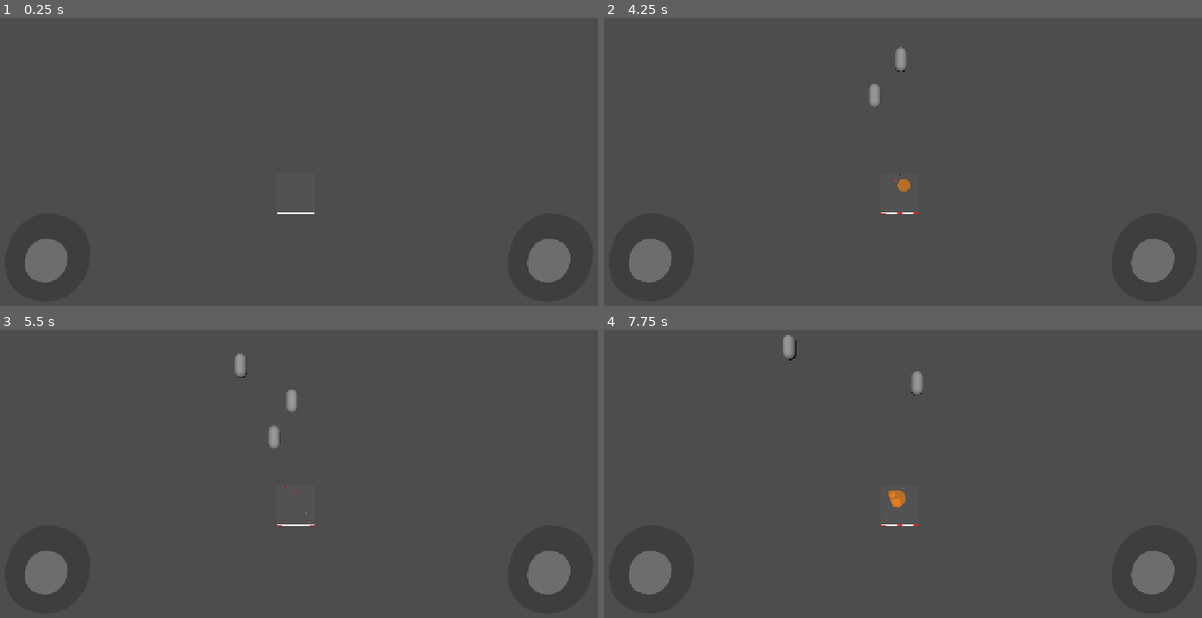
Above: before the commit, frames 1-4 (two rows, left to right).
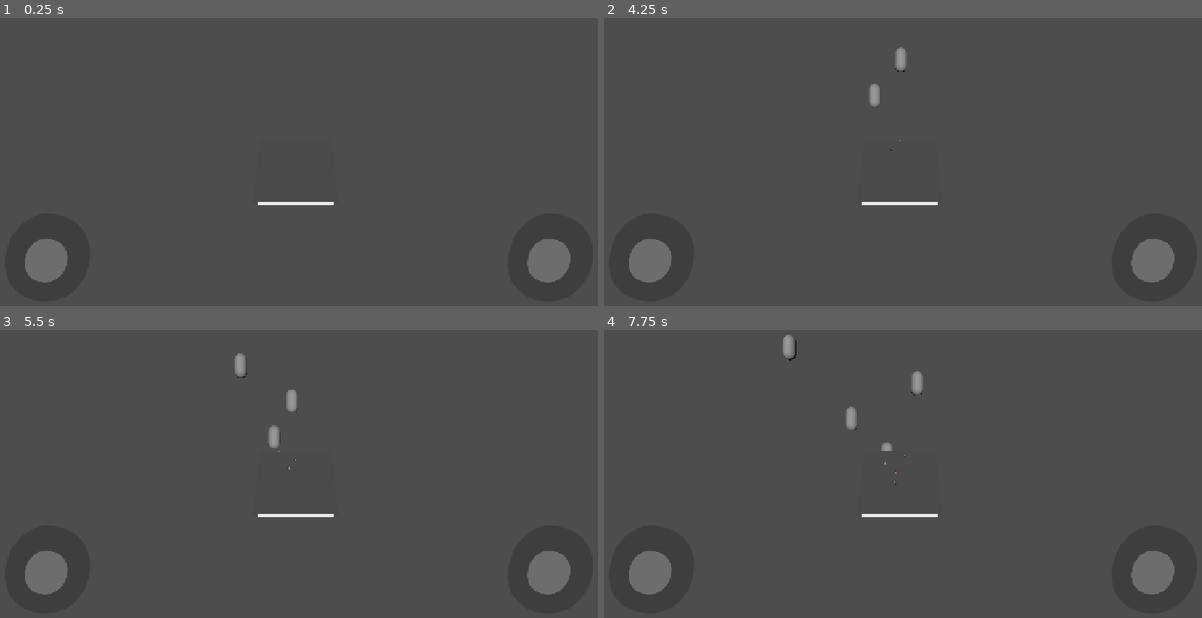
Above: after the commit, the same moments.

Repository: freefrol/missle-commander-mvp
Game: Godot game, scene res://ProjectMCMVP/Scene/GameManager.tscn
The game is run twice, just before and just after one commit, with the same random seed, the same clock (stepped at 60 frames per second) and the same inputs.
Inputs (mouse positions are in pixels of both pictures, inside the frame that each line leads up to):
- Up to frame 1 (0.25 s): no input
- Up to frame 2 (4.25 s): tap Enter at 0.5 s; drag from (645, 262) to (962, 72) at 0.52 s; tap Space at 1.25 s; drag from (1154, 262) to (867, 225) at 1.27 s; move the mouse to (962, 72) at 2.02 s; click (962, 72) at 2.17 s; drag from (867, 225) to (705, 98) at 2.77 s; move the mouse to (1094, 208) at 3.52 s; click (1094, 208) at 3.67 s
- Up to frame 3 (5.5 s): drag from (101, 410) to (197, 376) at 4.27 s; move the mouse to (328, 465) at 5.02 s; click (328, 465) at 5.17 s
- Up to frame 4 (7.75 s): drag from (801, 376) to (771, 482) at 5.77 s; move the mouse to (1040, 448) at 6.52 s; click (1040, 448) at 6.67 s; drag from (771, 482) to (867, 537) at 7.27 s

The runs differ from the first frame. In frame 1, 0.2% of the frame differs, in the area x 43-56%, y 63-69%; in frame 2, 0.3%; in frame 3, 0.2%; in frame 4, 0.5%, in the area x 40-56%, y 26-69%.

Commit message:
Last Sync: 2026-10-15 23:28 (Mobile)

Diff:
--- a/ProjectMCMVP/Scene/GameManager.tscn
+++ b/ProjectMCMVP/Scene/GameManager.tscn
@@ -26,6 +26,9 @@
 resource_local_to_scene = true
 cull_mode = 2
 albedo_texture = SubResource("ViewportTexture_5uf2e")
+
+[sub_resource type="BoxShape3D" id="BoxShape3D_g7b7a"]
+size = Vector3(1, 1, 0.1)
 
 [node name="GameManager" type="Node2D" unique_id=913984937 node_paths=PackedStringArray("viewManager", "shootController", "restartButton", "canvas")]
 script = ExtResource("1_meahf")
@@ -66,9 +69,11 @@
 cityViewScene = ExtResource("6_wpru5")
 enemyMissileView3D = ExtResource("8_5uf2e")
 
-[node name="ShootController" type="Node2D" parent="." unique_id=1862675667]
+[node name="ShootController" type="Node2D" parent="." unique_id=1862675667 node_paths=PackedStringArray("camera", "monitor")]
 script = ExtResource("6_olnhy")
 missileSpeed = 0.4
+camera = NodePath("../Player/CameraPivot/Camera3D")
+monitor = NodePath("../Node3D/Monitor")
 
 [node name="CanvasLayer" type="CanvasLayer" parent="." unique_id=1082172640]
 visible = false
@@ -96,11 +101,17 @@
 top_level = true
 shadow_enabled = true
 
-[node name="MeshInstance3D" type="MeshInstance3D" parent="Node3D" unique_id=1983710761]
-transform = Transform3D(0.5, 0, 0, 0, 0.5, 0, 0, 0, 0.5, 0, 1.1972773, -2.945)
+[node name="Monitor" type="StaticBody3D" parent="Node3D" unique_id=115083065]
+transform = Transform3D(1, 0, 0, 0, 0.807371, 0.5900441, 0, -0.5900441, 0.807371, 0, 1.5, -3.04)
 top_level = true
+input_capture_on_drag = true
+
+[node name="MeshInstance3D" type="MeshInstance3D" parent="Node3D/Monitor" unique_id=1983710761]
 mesh = SubResource("QuadMesh_6n2gk")
 surface_material_override/0 = SubResource("StandardMaterial3D_ne880")
+
+[node name="CollisionShape3D" type="CollisionShape3D" parent="Node3D/Monitor" unique_id=502431872]
+shape = SubResource("BoxShape3D_g7b7a")
 
 [node name="CanvasLayer2" type="CanvasLayer" parent="." unique_id=1717088253]
 
--- a/ProjectMCMVP/Script/Controller/ShootController.gd
+++ b/ProjectMCMVP/Script/Controller/ShootController.gd
@@ -1,21 +1,51 @@
 class_name ShootController
 extends Node2D
 
-@export var missileSpeed:  float = 0.1
+@export var missileSpeed: float = 0.1
+@export var camera: Camera3D
+@export var monitor: StaticBody3D
+@export var monitorSize: Vector2 = Vector2(1, 1)
+
 var siloController: SiloController
 var worldData: WorldData
-var isGameStop : bool = false
+var isGameStop: bool = false
 
-# ShotController._input
 func _input(event):
-	if isGameStop : return
-
-	if not event is InputEventMouseButton or not event.pressed:
+	if isGameStop: return
+	if not event is InputEventScreenTouch or not event.pressed:
 		return
 
-	var clickPos = get_global_mouse_position() / get_viewport_rect().size
+	var hitPos = raycastMonitor(event.position)
+	if hitPos == null: return
+
+	var clickPos = worldToUV(hitPos)
+	shoot(clickPos)
+
+# Пускает луч из камеры и возвращает точку попадания в монитор (или null)
+func raycastMonitor(screenPos: Vector2):
+	var from = camera.project_ray_origin(screenPos)
+	var to = from + camera.project_ray_normal(screenPos) * 1000.0
+
+	var query = PhysicsRayQueryParameters3D.create(from, to)
+	var hit = camera.get_world_3d().direct_space_state.intersect_ray(query)
+
+	if hit.is_empty(): return null
+	if hit.collider != monitor: return null
+
+	return hit.position
+
+# Переводит точку в мире в UV-координаты монитора (0..1)
+func worldToUV(worldPos: Vector3) -> Vector2:
+	var local = monitor.to_local(worldPos)
+	return Vector2(
+		local.x / monitorSize.x + 0.5,
+		0.5 - local.y / monitorSize.y
+	)
+
+func shoot(clickPos: Vector2):
 	var silo = siloController.getNearestReadySilo(clickPos)
 	if silo == null: return
+
 	var missile = PlayerMissileData.new(silo.position, clickPos, missileSpeed)
 	worldData.addEntity(missile)
 	siloController.markSiloUsed(silo)
